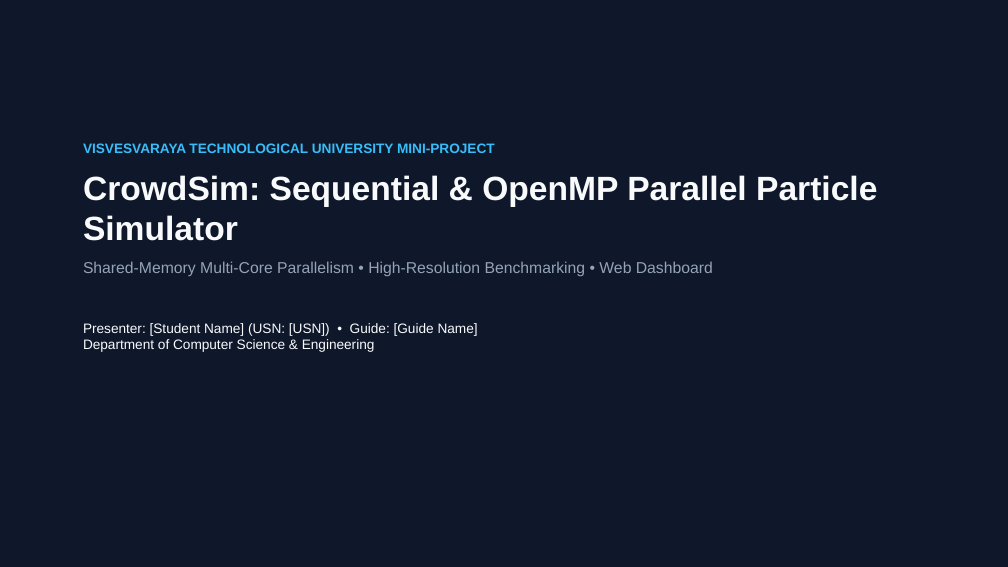
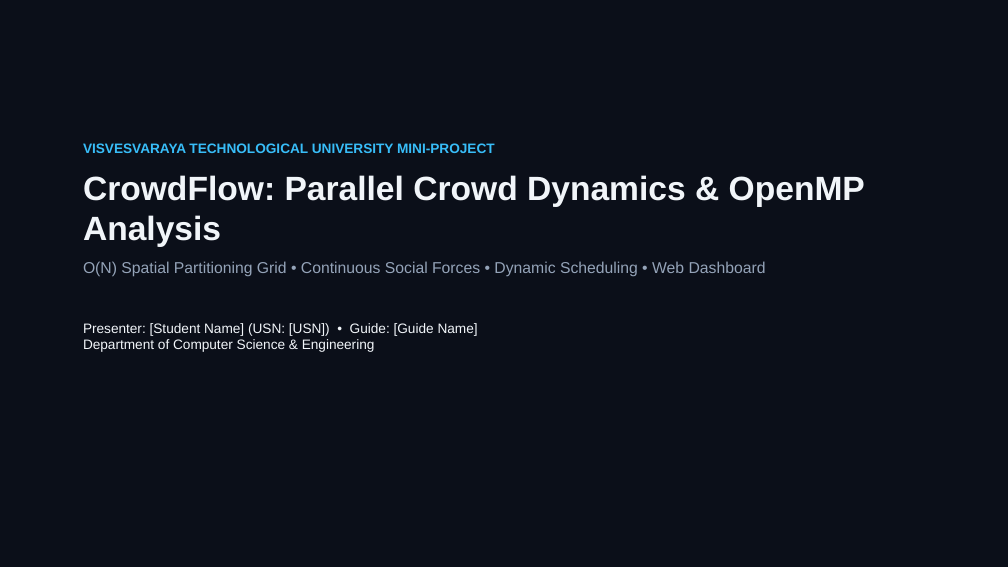
Before and after one commit to rishikeshgowdakk/PC, a slide deck: slide 1 of CrowdSim/presentation/CrowdSim_Project_Presentation.pptx. Drawn at 1008x567 pixels with LibreOffice and Linux fonts; fonts in the diff are those of the drawing. Boxes give left, top, right and bottom in pixels: in the first picture for what was removed or moved away, otherwise in the second. Text is boxed around its words. In the diff, an @@ line names an element or a change of style, - is before the commit and + after.

Commit message:
Implement obstacle avoidance and spatial grid mechanics in CrowdSim
- Added obstacle handling with circular and AABB (axis-aligned bounding box) types.
- Implemented obstacle initialization based on different scenarios (pillars and bottlenecks).
- Developed functions for computing repulsive forces from obstacles and resolving agent penetration.
- Introduced a spatial grid for efficient neighbor querying, reducing computational complexity.
- Created tests for agent initialization, goal steering, obstacle mechanics, spatial grid vs brute force, and sequential vs parallel simulation equivalence.
- Ensured that the simulation maintains physical invariants and validates results across different configurations.

```diff
--- a/CrowdSim/presentation/CrowdSim_Project_Presentation.pptx
+++ b/CrowdSim/presentation/CrowdSim_Project_Presentation.pptx
@@ background #0F172A to #0B0F19 @@
@@ text at (83,175,865,277): text changed @@
-CrowdSim: Sequential & OpenMP Parallel Particle Simulator
-Shared-Memory Multi-Core Parallelism • High-Resolution Benchmarking • Web Dashboard
+CrowdFlow: Parallel Crowd Dynamics & OpenMP Analysis
+O(N) Spatial Partitioning Grid • Continuous Social Forces • Dynamic Scheduling • Web Dashboard
@@ text at (83,323,478,352): text colour #F8FAFC to #F1F5F9 in "Presenter: [Student Name] (USN: [USN]) • Guide: ..." @@
```
Also in this commit, not shown: 10 other slides changed, 4 slides added, 4 slides removed, 37 other files.
